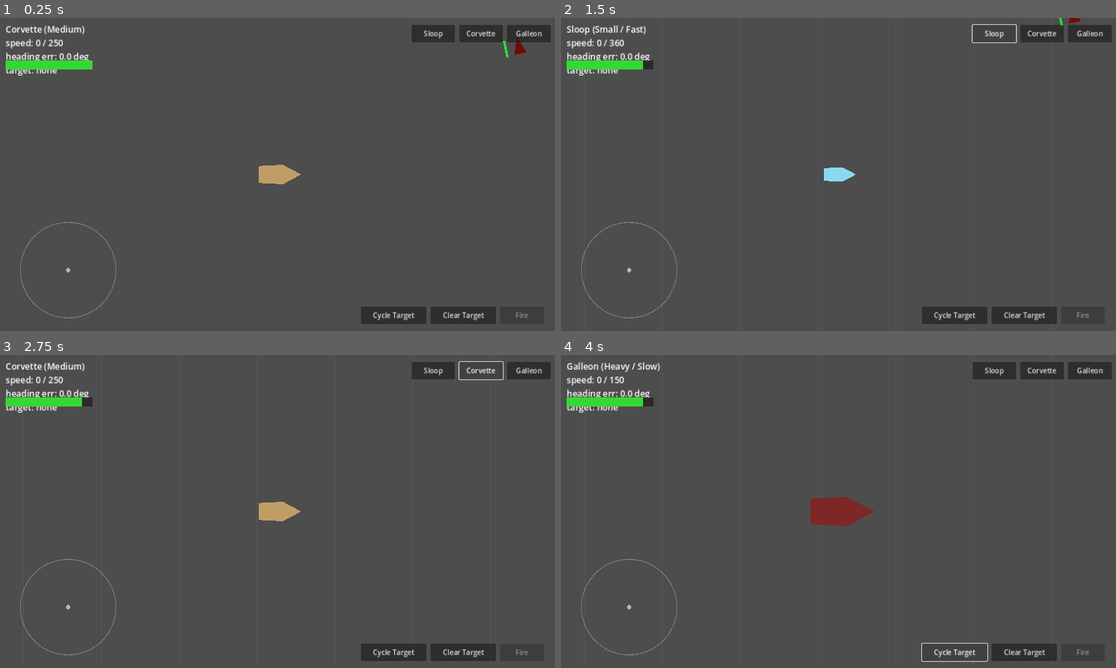
Above: before the commit, frames 1-4 (two rows, left to right).
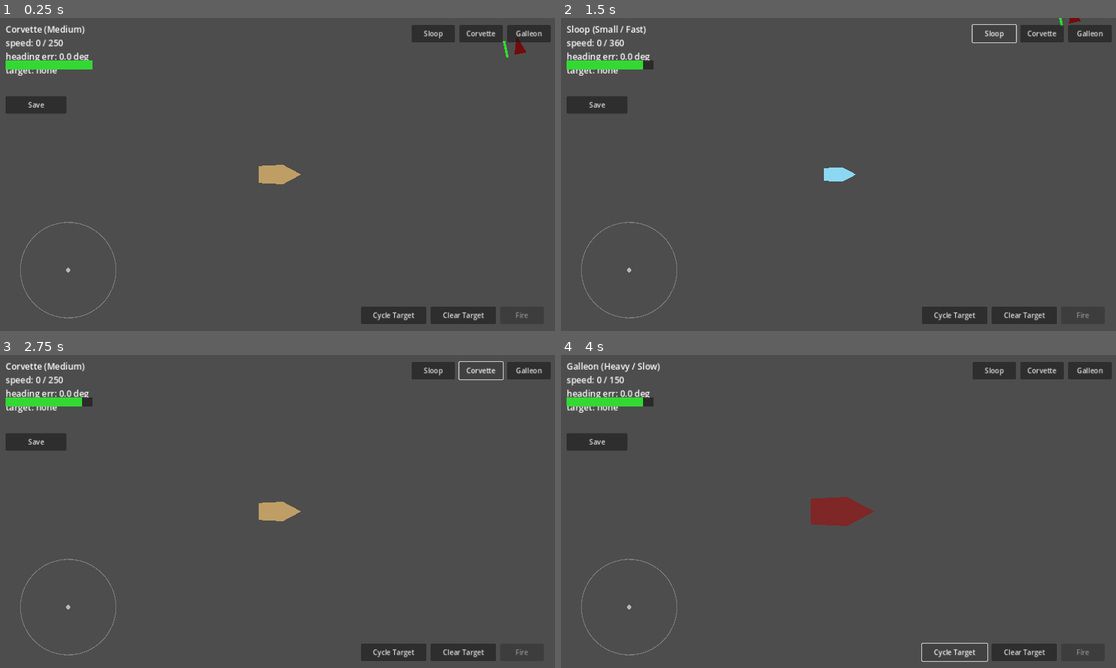
Above: after the commit, the same moments.

Repository: Inn-my/naval-rpg-prototype
Game: Godot game, scene res://scenes/Main.tscn
Two runs of this game, one before a commit and one after it. Both use one fixed random seed, a clock stepped at 60 frames per second and the inputs below.
Inputs (mouse positions are in pixels of both pictures, inside the frame that each line leads up to):
- Up to frame 1 (0.25 s): no input
- Up to frame 2 (1.5 s): click (594, 105) at 0.5 s, where only the run after the commit has a clickable "Save"; click "Sloop" at 1.25 s
- Up to frame 3 (2.75 s): click "Corvette" at 2 s
- Up to frame 4 (4 s): click "Galleon" at 2.75 s; click "Cycle Target" at 3.5 s

The runs differ from the first frame. In frame 1, 0.6% of the frame differs, in the area x 1-12%, y 25-31%; in frame 2, 0.6%, in the area x 1-92%, y 1-31%; in frame 3, 0.6%; in frame 4, 0.6%.

Commit message:
Add JSON save/load for gold, cargo, ship health/preset, and position
Co-Authored-By: Claude Sonnet 5 <noreply@anthropic.com>

Diff:
--- a/scenes/Main.tscn
+++ b/scenes/Main.tscn
@@ -75,6 +75,13 @@
 text = "Trade"
 
 [node name="TradeUI" parent="UI" instance=ExtResource("6")]
+
+[node name="SaveButton" type="Button" parent="UI"]
+offset_left = 16.0
+offset_top = 180.0
+offset_right = 156.0
+offset_bottom = 220.0
+text = "Save"
 
 [node name="PresetBar" type="HBoxContainer" parent="UI"]
 anchors_preset = 1
--- a/scripts/main.gd
+++ b/scripts/main.gd
@@ -7,6 +7,11 @@
 const ENEMY_SCENE: PackedScene = preload("res://scenes/Enemy.tscn")
 
 const FIRE_COOLDOWN := 1.0
+
+## Where the save file lives. user:// is Godot's per-user app-data location
+## (see the class explanation below for exact OS paths) — the right place
+## for save data as opposed to res://, which is the read-only game install.
+const SAVE_PATH := "user://savegame.json"
 
 ## Same scattered starting positions the original Enemy1-5 nodes used.
 const ENEMY_SPAWN_POSITIONS := [
@@ -31,6 +36,7 @@
 @onready var wave_respawn_timer: Timer = $WaveRespawnTimer
 @onready var trade_prompt_button: Button = $UI/TradePrompt
 @onready var trade_ui: TradeUI = $UI/TradeUI
+@onready var save_button: Button = $UI/SaveButton
 
 var _fire_cooldown_remaining: float = 0.0
 var _enemies_alive: int = 0
@@ -40,6 +46,7 @@
 var _ports_in_range: int = 0
 
 func _ready() -> void:
+	_load_game_if_present()
 	$UI/PresetBar/SloopButton.pressed.connect(_on_preset_selected.bind(SLOOP))
 	$UI/PresetBar/CorvetteButton.pressed.connect(_on_preset_selected.bind(CORVETTE))
 	$UI/PresetBar/GalleonButton.pressed.connect(_on_preset_selected.bind(GALLEON))
@@ -53,7 +60,87 @@
 		port.player_entered.connect(_on_port_range_entered)
 		port.player_exited.connect(_on_port_range_exited)
 	trade_prompt_button.pressed.connect(_on_trade_pressed)
+	save_button.pressed.connect(_save_game)
 	_spawn_wave()
+
+## --- Save/load -----------------------------------------------------------
+## A plain JSON file in user:// is a deliberately simple stand-in for the
+## SQLite-backed persistence layer described in docs/design-blueprint.md
+## (section 9) — swap this out for that once the game has enough systems
+## (quests, world state, multiple characters, etc.) to need a real database.
+
+func _save_game() -> void:
+	var save_data := {
+		"gold": PlayerWallet.gold,
+		"cargo": PlayerWallet.cargo,
+		"ship_health": ship.health,
+		"ship_preset": _preset_to_id(ship.preset),
+		"ship_position": [ship.position.x, ship.position.y],
+		"ship_rotation": ship.rotation,
+	}
+	var file := FileAccess.open(SAVE_PATH, FileAccess.WRITE)
+	if file == null:
+		push_warning("Could not write save file: %s" % error_string(FileAccess.get_open_error()))
+		return
+	file.store_string(JSON.stringify(save_data))
+	file.close()
+
+func _load_game_if_present() -> void:
+	if not FileAccess.file_exists(SAVE_PATH):
+		return
+	var file := FileAccess.open(SAVE_PATH, FileAccess.READ)
+	if file == null:
+		push_warning("Could not read save file: %s" % error_string(FileAccess.get_open_error()))
+		return
+	var text: String = file.get_as_text()
+	file.close()
+
+	var parsed: Variant = JSON.parse_string(text)
+	if typeof(parsed) != TYPE_DICTIONARY:
+		push_warning("Save file is corrupt or unreadable; starting fresh instead.")
+		return
+	var save_data: Dictionary = parsed
+
+	# JSON has no separate int type, so numbers always come back as float —
+	# cast explicitly to match the int/float types gold/cargo/health actually use.
+	PlayerWallet.gold = int(save_data.get("gold", PlayerWallet.gold))
+	var cargo: Variant = save_data.get("cargo", {})
+	if typeof(cargo) == TYPE_DICTIONARY:
+		var loaded_cargo: Dictionary = {}
+		for good_id in cargo:
+			loaded_cargo[good_id] = int(cargo[good_id])
+		PlayerWallet.cargo = loaded_cargo
+
+	var preset: ShipPreset = _preset_from_id(save_data.get("ship_preset", ""))
+	if preset != null:
+		# apply_preset() resets rotation (and velocity) to put the ship at
+		# rest, so position/rotation must be restored after this call, not
+		# before, or they'd just get overwritten back to zero.
+		ship.apply_preset(preset)
+	ship.health = float(save_data.get("ship_health", ship.health))
+
+	var position_data: Variant = save_data.get("ship_position", null)
+	if typeof(position_data) == TYPE_ARRAY and position_data.size() == 2:
+		ship.position = Vector2(float(position_data[0]), float(position_data[1]))
+	ship.rotation = float(save_data.get("ship_rotation", ship.rotation))
+
+func _preset_to_id(preset: ShipPreset) -> String:
+	if preset == SLOOP:
+		return "sloop"
+	if preset == GALLEON:
+		return "galleon"
+	return "corvette"
+
+func _preset_from_id(id: String) -> ShipPreset:
+	match id:
+		"sloop":
+			return SLOOP
+		"galleon":
+			return GALLEON
+		"corvette":
+			return CORVETTE
+		_:
+			return null
 
 func _on_port_range_entered() -> void:
 	_ports_in_range += 1
